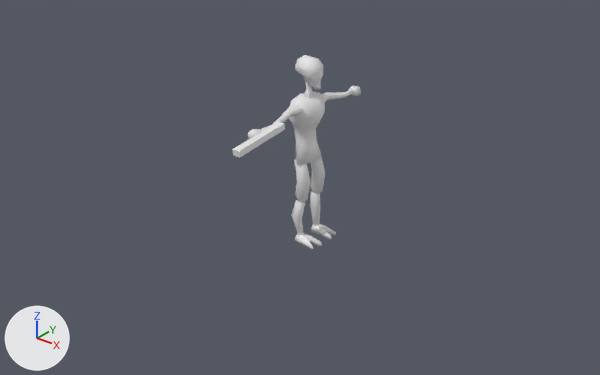
The Blender file game/models/alien.blend: old version first, new version second.
The view is the same before and after, from a camera (50 mm lens) standing at (32.4, -41.5, 29.4) and looking at (0.2, -1.2, 4.4). The axes (+X, +Y, +Z) are drawn at lower left. The lights are the same throughout. Materials are left out; every surface is plain grey.
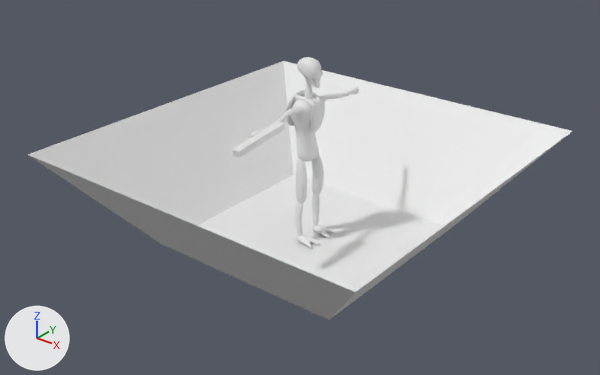
Pixel boxes (x1, y1, x2, y2) of what changed, in the pictures (600 x 375 px; the box of a moved part takes in the faces that stretch with it):
'Plane', added: after (28, 61, 572, 320)
'Cube', reshaped: before (248, 55, 361, 249); after (250, 57, 359, 248)
part 1 of me_cube, added: after (310, 99, 325, 132)
part 2 of me_cube, added: after (286, 90, 306, 126)
part 3 of me_cube, moved or reshaped: before (294, 157, 325, 202); after (296, 157, 324, 203)
part 4 of me_cube, built on: before (306, 99, 325, 145); after (295, 91, 322, 145)

What changed in the scene script:
```text
Change me_cube:
    used by ob_cube; location = (0.0, 0.0, 0.0); rotation_euler = (0.0, 0.0, 1.571), in degrees (0, 0, 90)
    verts and faces of me_cube; kept vertices keep their numbers, new ones are numbered from 342
    remove me_cube.from_pydata(...)  # 342 vertices, 317 faces; spans x -5.87..5.81, y -1.63..1.15, z 0.01..13.41
    add me_cube.from_pydata(...)  # 402 vertices, 361 faces; spans x -5.87..5.81, y -1.63..1.42, z 0.01..13.41
    me_cube part 1: a new loose piece of 18 vertices spanning x -0.73..0.73, y -1.09..-0.23, z 8.07..10.75
    me_cube part 2: a new loose piece of 18 vertices spanning x -1.43..1.43, y 0.42..1.42, z 8.26..10.97
    me_cube part 3
    add verts[14] = (0.36, 0.02, 3.27)  # moved
    add verts[16] = (0.85, 0.71, 3.27)  # moved
    add verts[133] = (-0.85, 0.71, 3.27)  # moved
    add verts[18] = (0.85, -0.74, 3.27)  # moved
    add verts[135] = (-0.85, -0.74, 3.27)  # moved
    add verts[20] = (1.38, -0.02, 3.27)  # moved
    add verts[131] = (-0.36, 0.02, 3.27)  # moved
    add verts[137] = (-1.38, -0.02, 3.27)  # moved
    add verts[282] = (-0.37, -0.09, 4.79)  # moved
    add verts[283] = (-1.01, 0.44, 4.73)  # moved
    add verts[284] = (-1.57, -0.12, 4.84)  # moved
    add verts[285] = (-1.01, -0.91, 4.89)  # moved
    add verts[286] = (0.37, -0.09, 4.81)  # moved
    add verts[287] = (1.01, 0.44, 4.75)  # moved
    add verts[288] = (1.57, -0.11, 4.86)  # moved
    add verts[289] = (1.01, -0.91, 4.91)  # moved
    me_cube part 4
    add verts[126] = (0.0, -0.89, 9.42)  # moved
    add verts[199] = (0.0, -0.55, 8.65)  # moved
    add verts[334] = (0.0, -0.28, 8.24)  # moved
    add verts[342] = (0.8, 0.0, 10.65)
    add verts[343] = (0.46, 0.0, 10.84)
    add verts[344] = (-0.8, 0.0, 10.65)
    add verts[345] = (-0.46, 0.0, 10.84)
    add for new, old in zip([*range(346, 350)], [*range(342, 346)]): verts[new] = verts[old] + (0.0, 0.76, -0.01)
    add verts[350] = (0.27, 0.79, 10.49)
    add verts[351] = (0.61, 0.79, 10.31)
    add verts[352] = (0.14, -0.69, 10.26)
    add verts[353] = (0.32, -0.73, 10.59)
    add verts[354] = (0.47, -0.69, 10.07)
    add verts[355] = (0.66, -0.73, 10.4)
    add verts[356] = (0.61, 0.04, 10.31)
    add verts[357] = (0.27, 0.04, 10.5)
    add verts[358] = (-0.27, 0.79, 10.49)
    add verts[359] = (-0.61, 0.79, 10.31)
    add verts[360] = (-0.14, -0.69, 10.26)
    add verts[361] = (-0.32, -0.73, 10.59)
    add verts[362] = (-0.47, -0.69, 10.07)
    add verts[363] = (-0.66, -0.73, 10.4)
    add verts[364] = (-0.61, 0.04, 10.31)
    add verts[365] = (-0.27, 0.04, 10.5)
    add faces += [(342, 355, 354, 356), (343, 347, 350, 357), (342, 346, 347, 343), (342, 343, 353, 355), (343, 357, 352, 353), (342, 356, 351, 346)]
    add faces += [(344, 364, 362, 363), (345, 365, 358, 349), (344, 345, 349, 348), (344, 363, 361, 345), (345, 361, 360, 365), (344, 348, 359, 364)]
Add me_plane:
    me_plane.from_pydata([(-0.75, -0.75, 0.0), (0.75, -0.75, 0.0), (-0.75, 0.75, 0.0), (0.75, 0.75, 0.0), (-1.34, 1.34, 0.74), (-1.34, -1.34, 0.74), (1.34, -1.34, 0.74), (1.34, 1.34, 0.74)], [], [(0, 1, 3, 2), (1, 6, 7, 3), (2, 4, 5, 0), (3, 7, 4, 2), (0, 5, 6, 1)])
Add ob_plane:
    ob_plane = bpy.data.objects.new('Plane', me_plane)
    ob_plane.location = (0.0, 0.0, 0.0)
    ob_plane.scale = (9.9, 9.9, 9.9)
```
